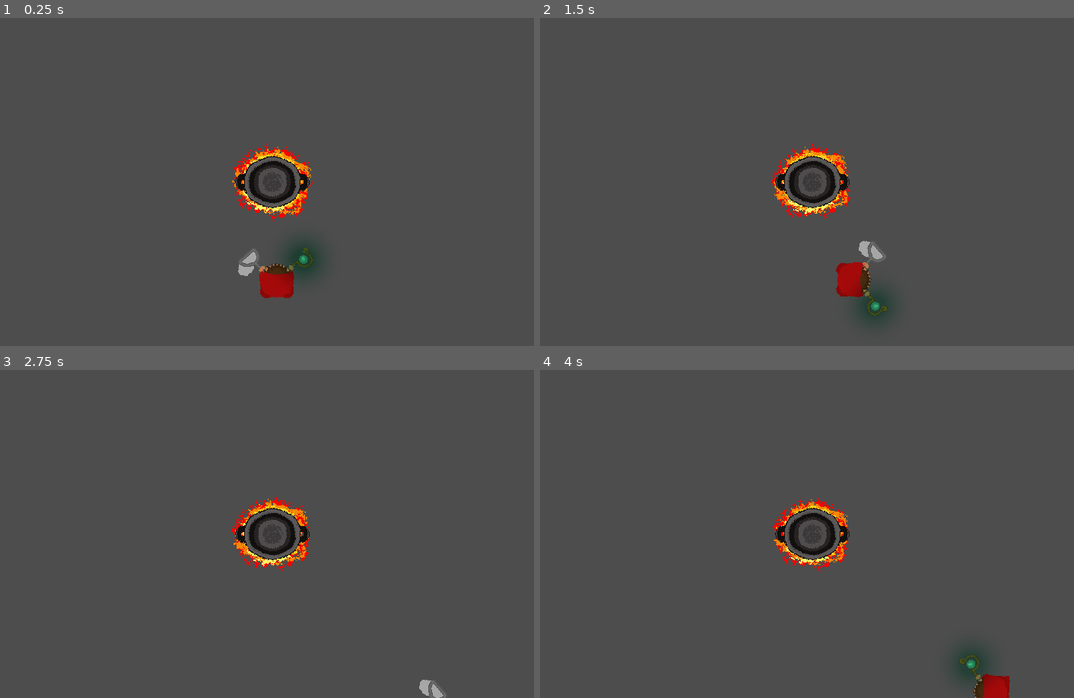
Above: before the commit, frames 1-4 (two rows, left to right).
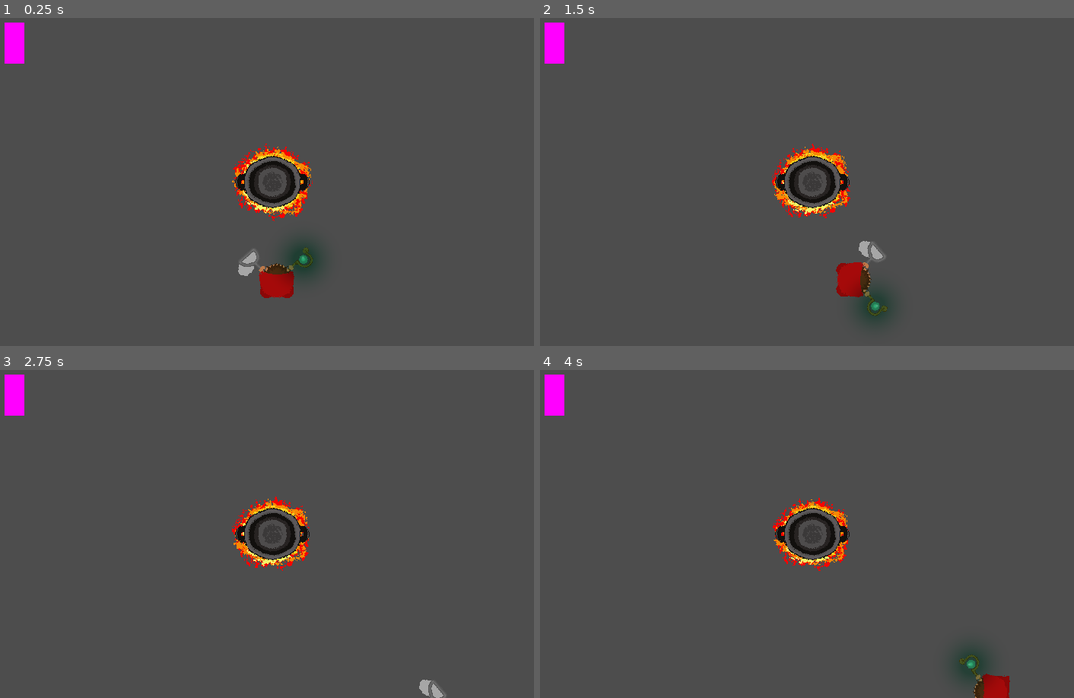
Above: after the commit, the same moments.

Repository: Splashy-Inc/amphibiwitch
Game: Godot game, scene res://SCENES/objects/shop_interiror.tscn
Same seed, same stepped clock (60 frames per second), same inputs: the game is played once before the commit and once after it. This scene is started directly instead of the project's main scene. The engine's default icon, where the game draws it, is replaced by a stand-in: a white triangle on a blue panel in a dark square. Sound files missing from this copy of the repository are replaced by a short silence.
Inputs (mouse positions are in pixels of both pictures, inside the frame that each line leads up to):
- Up to frame 1 (0.25 s): no input
- Up to frame 2 (1.5 s): tap Enter at 0.5 s; move the mouse to (951, 159) at 0.52 s; hold D (right) 0.53-1.28 s; hold Right mouse button (light) 0.53-1.28 s; click (951, 159) at 0.67 s; move the mouse to (694, 191) at 1.27 s; hold S (down) from 1.28 s (still down); click (694, 191) at 1.35 s
- Up to frame 3 (2.75 s): move the mouse to (336, 452) at 2.02 s; release S (down) at 2.03 s; hold D (right) from 2.03 s (still down); hold Right mouse button (light) from 2.03 s (still down)
- Up to frame 4 (4 s): move the mouse to (785, 596) at 2.77 s; release D (right) at 2.78 s; release Right mouse button (light) at 2.78 s; hold W (up) 2.78-3.53 s; click (785, 596) at 2.85 s; move the mouse to (999, 576) at 3.52 s; hold A (left) from 3.53 s (still down); hold Right mouse button (light) from 3.53 s (still down)

The runs differ from the first frame. In frame 1, 0.5% of the frame differs, in the area x 0-5%, y 1-14%; in frame 2, 0.5%; in frame 3, 0.5%; in frame 4, 0.5%.

Commit message:
Add interaction control with mirror when player is close enough

Diff:
--- /dev/null
+++ b/SCENES/interaction_control.tscn
@@ -0,0 +1,18 @@
+[gd_scene format=3 uid="uid://baxmxumrgu2p4"]
+
+[node name="InteractionControl" type="PanelContainer"]
+offset_right = 6.0
+offset_bottom = 13.0
+
+[node name="HBoxContainer" type="HBoxContainer" parent="."]
+layout_mode = 2
+
+[node name="Label" type="Label" parent="HBoxContainer"]
+layout_mode = 2
+theme_override_font_sizes/font_size = 32
+text = "E"
+
+[node name="Label2" type="Label" parent="HBoxContainer"]
+layout_mode = 2
+theme_override_font_sizes/font_size = 32
+text = "- Interact"
--- a/SCENES/objects/mirror.tscn
+++ b/SCENES/objects/mirror.tscn
@@ -1,11 +1,27 @@
-[gd_scene load_steps=2 format=3 uid="uid://dvfee8rgxpafc"]
+[gd_scene load_steps=5 format=3 uid="uid://dvfee8rgxpafc"]
+
+[ext_resource type="Script" path="res://SCRIPTS/mirror.gd" id="1_q2pea"]
+[ext_resource type="PackedScene" uid="uid://baxmxumrgu2p4" path="res://SCENES/interaction_control.tscn" id="2_37ne0"]
+
+[sub_resource type="PlaceholderTexture2D" id="PlaceholderTexture2D_t3nw1"]
+size = Vector2(64, 128)
 
 [sub_resource type="RectangleShape2D" id="RectangleShape2D_wp2hn"]
+size = Vector2(64, 128)
 
 [node name="Mirror" type="StaticBody2D"]
+collision_layer = 9
 collision_mask = 0
+script = ExtResource("1_q2pea")
 
 [node name="Sprite2D" type="Sprite2D" parent="."]
+texture = SubResource("PlaceholderTexture2D_t3nw1")
 
 [node name="CollisionShape2D" type="CollisionShape2D" parent="."]
 shape = SubResource("RectangleShape2D_wp2hn")
+
+[node name="InteractionControl" parent="." instance=ExtResource("2_37ne0")]
+offset_left = -63.0
+offset_top = -100.0
+offset_right = 63.0
+offset_bottom = -74.0
--- a/SCENES/player.tscn
+++ b/SCENES/player.tscn
@@ -576,6 +576,9 @@
 stream_2/stream = ExtResource("10_d21lm")
 stream_3/stream = ExtResource("11_kyhkv")
 
+[sub_resource type="CircleShape2D" id="CircleShape2D_yj8sq"]
+radius = 192.0
+
 [node name="Player" type="CharacterBody2D" groups=["Player"]]
 z_index = 1
 collision_mask = 5
@@ -624,3 +627,13 @@
 
 [node name="AudioListener2D" type="AudioListener2D" parent="."]
 current = true
+
+[node name="InteractionRange" type="Area2D" parent="."]
+collision_layer = 0
+collision_mask = 8
+
+[node name="CollisionShape2D" type="CollisionShape2D" parent="InteractionRange"]
+shape = SubResource("CircleShape2D_yj8sq")
+
+[connection signal="body_entered" from="InteractionRange" to="." method="_on_interaction_range_body_entered"]
+[connection signal="body_exited" from="InteractionRange" to="." method="_on_interaction_range_body_exited"]
--- a/SCENES/staff.tscn
+++ b/SCENES/staff.tscn
@@ -101,6 +101,7 @@
 script = ExtResource("1_l6354")
 
 [node name="TileMapBackground" type="Node2D" parent="."]
+visible = false
 z_index = -999
 position = Vector2(-970, -475)
 
--- /dev/null
+++ b/SCRIPTS/mirror.gd
@@ -0,0 +1,17 @@
+extends StaticBody2D
+
+@onready var interaction_control: PanelContainer = $InteractionControl
+
+# Called when the node enters the scene tree for the first time.
+func _ready() -> void:
+	hide_control()
+
+# Called every frame. 'delta' is the elapsed time since the previous frame.
+func _process(delta: float) -> void:
+	pass
+
+func show_control():
+	interaction_control.show()
+
+func hide_control():
+	interaction_control.hide()
--- a/SCRIPTS/player.gd
+++ b/SCRIPTS/player.gd
@@ -5,12 +5,15 @@
 @onready var animation_player: AnimationPlayer = $AnimationPlayer
 @onready var net: Node2D = $Tool/Net
 @onready var staff: Staff = $Tool/Staff
+@onready var interaction_control: PanelContainer = $InteractionRange/InteractionControl
 
 const SPEED = 500.0
 @export var speed_mod := 1.0
 
 @export var attacking := false
 var direction := Vector2.ZERO
+
+var interaction_queue : Array[Node2D]
 
 func _physics_process(delta: float) -> void:
 
@@ -49,3 +52,19 @@
 
 func _use_net():
 	animation_player.play("attack")
+
+
+func _on_interaction_range_body_entered(body: Node2D) -> void:
+	if not body in interaction_queue:
+		interaction_queue.append(body)
+
+	if interaction_queue.front().has_method("show_control"):
+		interaction_queue.front().show_control()
+
+func _on_interaction_range_body_exited(body: Node2D) -> void:
+	interaction_queue.erase(body)
+	if body.has_method("hide_control"):
+		body.hide_control()
+
+	if not interaction_queue.is_empty() and interaction_queue.front().has_method("show_control"):
+		interaction_queue.front().show_control()
--- a/project.godot
+++ b/project.godot
@@ -159,6 +159,7 @@
 2d_physics/layer_1="Obstacle"
 2d_physics/layer_2="Player"
 2d_physics/layer_3="Enemy"
+2d_physics/layer_4="Interactable"
 
 [physics]
 
Not shown: 1 places in SCENES/player.tscn that only renumber resources
